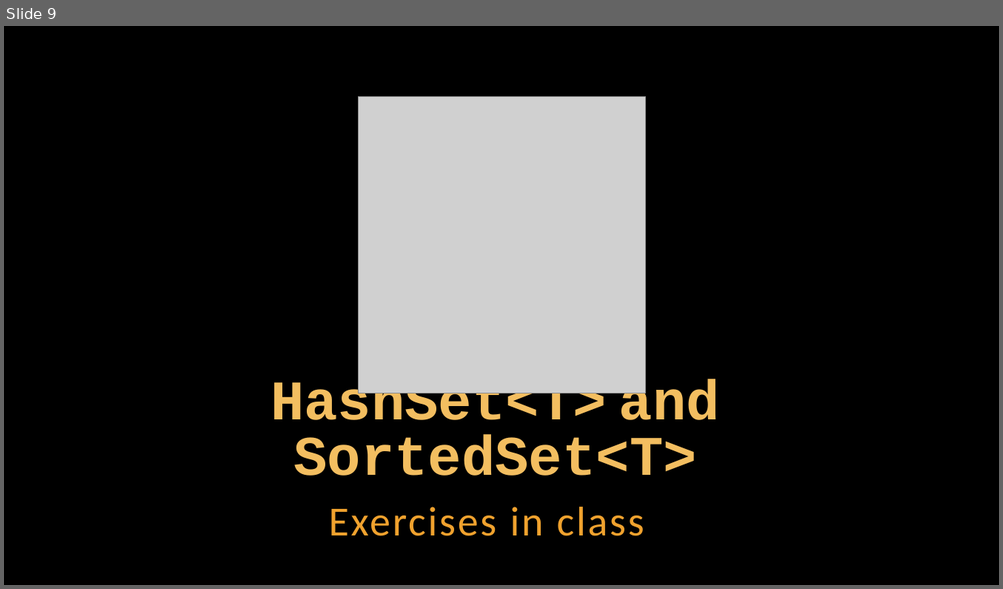
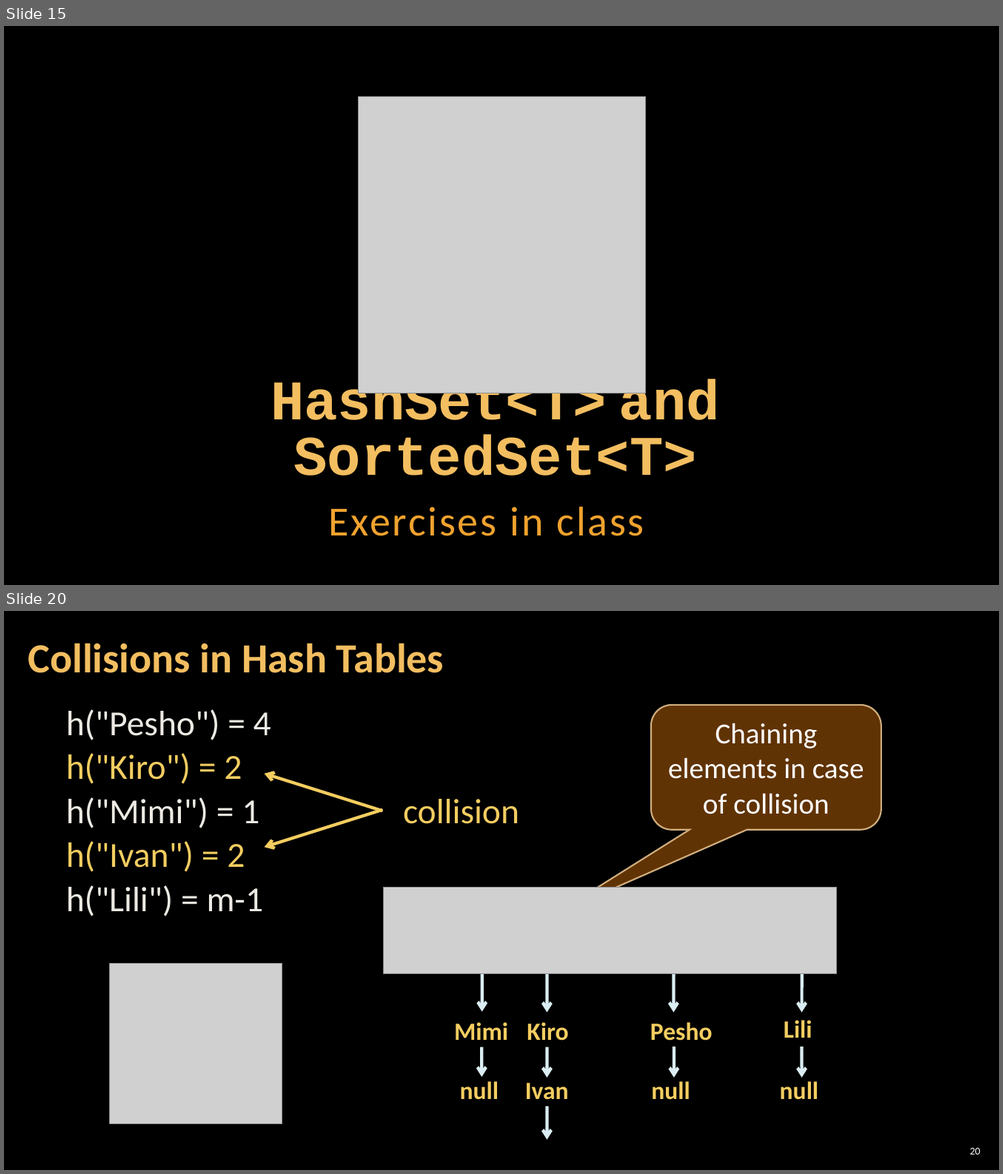
Before and after one commit to GoldenR1618/SoftUni-Exercises-and-Exams, a slide deck: 05.C#_Advanced/02.SETS_AND_DICTIONARIES/02. CSharp-Advanced-Sets-And-Dictionaries.pptx. Shown one above the other, each under a label of ours: slide 9 before the commit, slides 15 and 20 after it; the slides between them are not shown. The pictures are 1003x589 and 1003x1174 pixels, drawn with LibreOffice and Linux fonts; fonts in the diff are those of the drawing; grey boxes stand for pictures; background and template pictures are left out. Boxes give left, top, right and bottom in pixels: in the first picture for what was removed or moved away, otherwise in the second. Text is boxed around its words. In the diff, an @@ line names an element or a change of style, - is before the commit and + after.

```diff
--- a/05.C#_Advanced/02.SETS_AND_DICTIONARIES/02. CSharp-Advanced-Sets-And-Dictionaries.pptx
+++ b/05.C#_Advanced/02.SETS_AND_DICTIONARIES/02. CSharp-Advanced-Sets-And-Dictionaries.pptx
@@ slide 20 added at <box>4,611,999,1170</box>, background picture (left out) @@
@@ title added at <box>28,643,444,673</box>, 40 pt, text #F3BE60, bold @@
+Collisions in Hash Tables
@@ text added at <box>66,709,271,917</box>, 34 pt, text #ECEAE3 @@
+h("Pesho") = 4
+h("Kiro") = 2
+h("Mimi") = 1 collision
+h("Ivan") = 2
+h("Lili") = m-1
@@ rounded speech box added at <box>651,705,881,830</box>, fill #663606 at 95% opacity, outline #F8D49E 1.5 pt, 28 pt, text #FFFFFF @@
+Chaining elements in case of collision
@@ arrow added from (382, 811) to (264, 774), #F3CD60 3 pt @@
@@ arrow added from (382, 810) to (264, 848), #F3CD60 3 pt @@
@@ group added at <box>383,887,836,1140</box>: 9 arrows, 8 texts, 1 picture @@
+Kiro
+Ivan
+Mimi
+null
+Lili
+null
+Pesho
+null
@@ picture added at <box>110,964,282,1125</box> @@
@@ page number added at <box>970,1148,980,1155</box>, 10 pt, text #FFFFFF @@
+20
@@ what was slide 9 is now slide 15 @@
```
Also in this commit, not shown: 6 slides changed, 19 other slides added, 1 other file.
